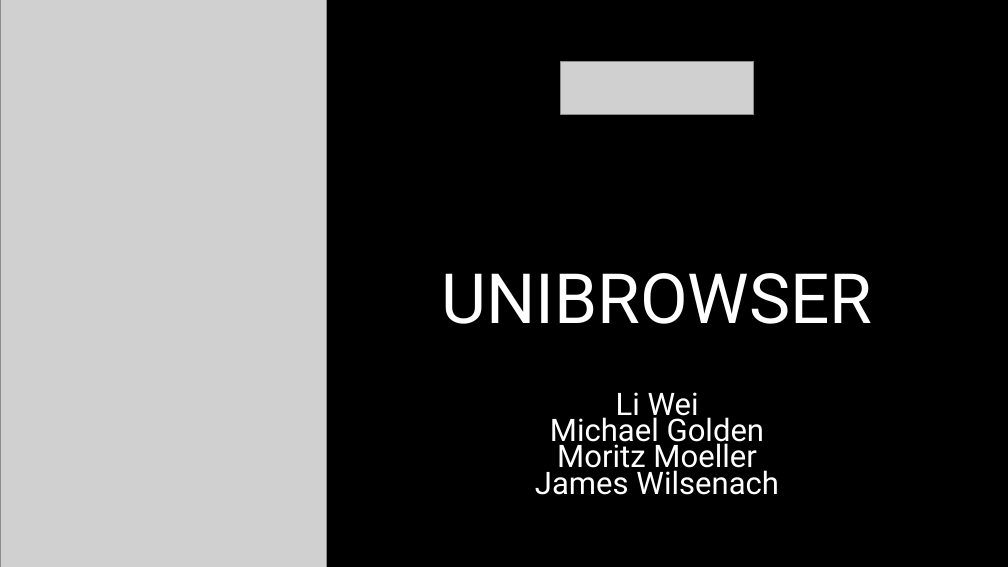
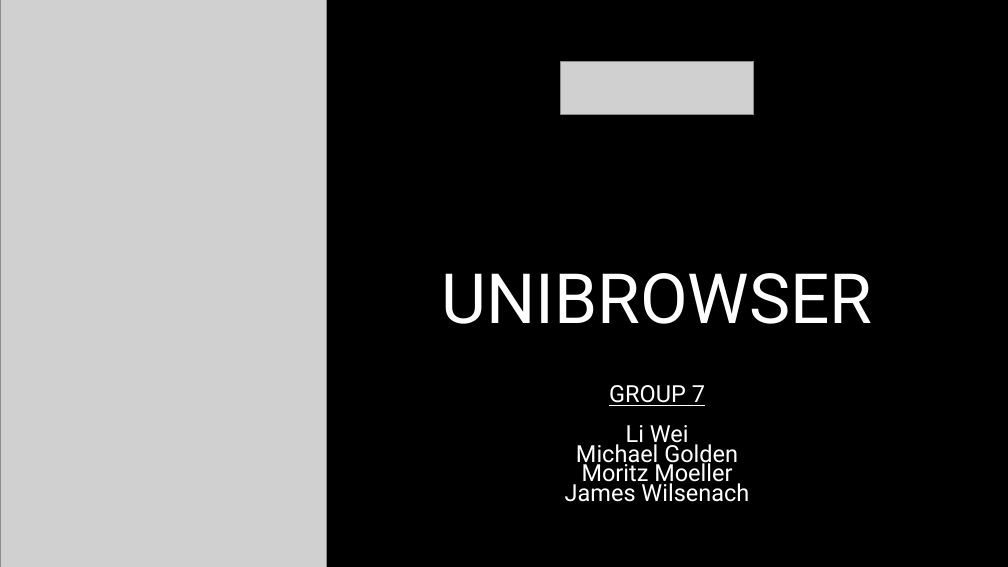
Before and after one commit to michaelgoldendev/unibrowser, a slide deck: slide 2 of presentation/unibrowser-presentation.pptx. Drawn at 1008x567 pixels with LibreOffice and Linux fonts; fonts in the diff are those of the drawing; grey boxes stand for pictures. Boxes give left, top, right and bottom in pixels: in the first picture for what was removed or moved away, otherwise in the second. Text is boxed around its words. In the diff, an @@ line names an element or a change of style, - is before the commit and + after.

```diff
--- a/presentation/unibrowser-presentation.pptx
+++ b/presentation/unibrowser-presentation.pptx
@@ text at (x1=609, y1=385, x2=705, y2=406): paragraph added @@
+GROUP 7
@@ text at (x1=565, y1=425, x2=749, y2=502): size 29.6 to 22.4 pt in "Li Wei", "Michael Golden", "Moritz Moeller", "James Wilsenach" @@
```
Also in this commit, not shown: 2 other slides changed, 1 slide added, 2 slides removed.
